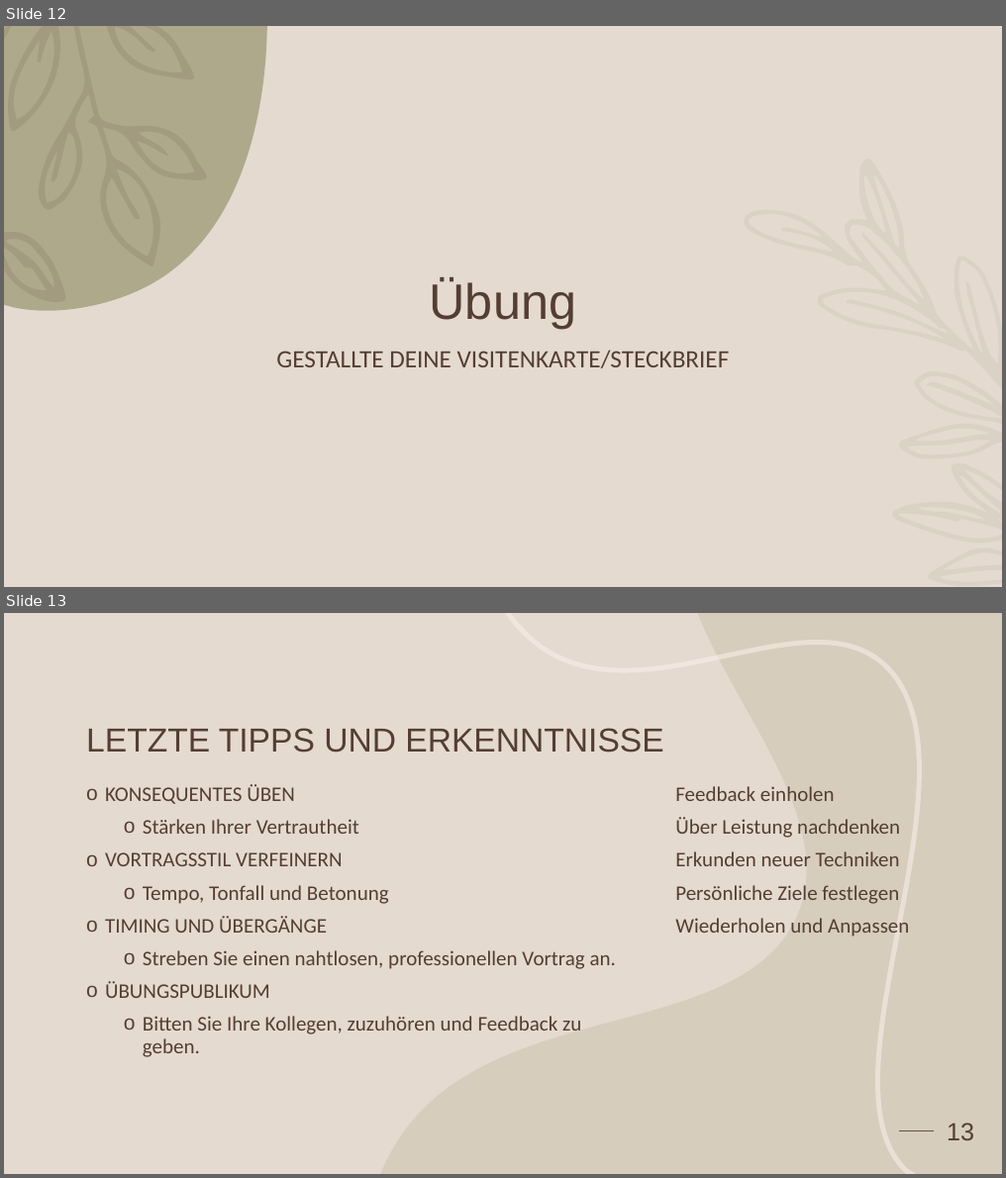
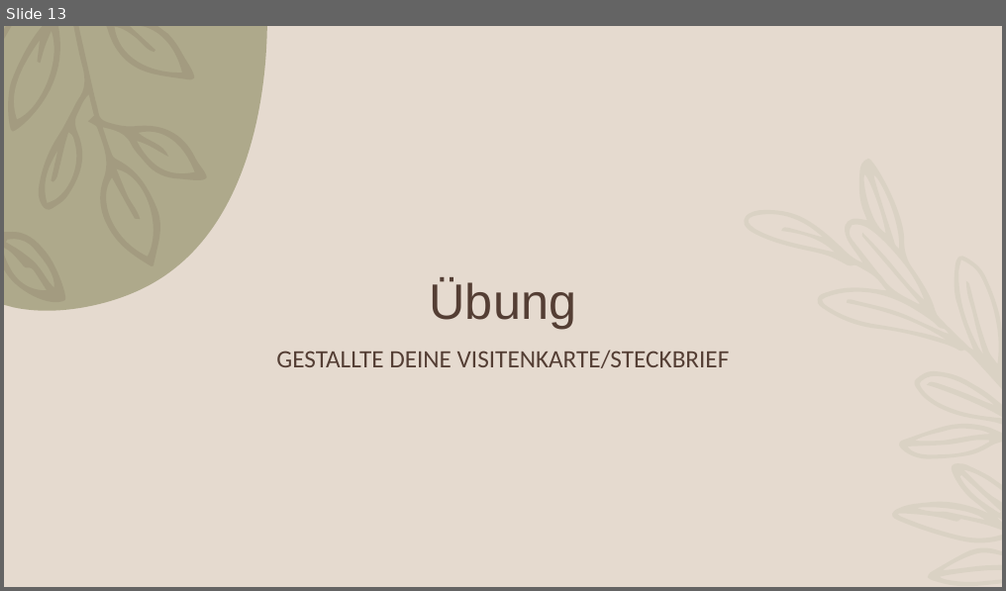
Before and after one commit to dschaefer94/Frontend-Development-Workshop, a slide deck: Intro HTML & CSS.pptx. Shown one above the other, each under a label of ours: slides 12 and 13 before the commit, slide 13 after it. The pictures are 1006x1178 and 1006x591 pixels, drawn with LibreOffice and Linux fonts; fonts in the diff are those of the drawing; background and template pictures are left out. Boxes give left, top, right and bottom in pixels: in the first picture for what was removed or moved away, otherwise in the second. Text is boxed around its words. In the diff, an @@ line names an element or a change of style, - is before the commit and + after.

```diff
--- a/Intro HTML & CSS.pptx
+++ b/Intro HTML & CSS.pptx
@@ slide 13 removed at (4, 613, 1002, 1174), background #E5DACF @@
@@ freeform shape removed at (380, 613, 1002, 1174) @@
@@ freeform shape removed at (506, 613, 920, 1174) @@
@@ title removed at (86, 728, 663, 753) @@
-LETZTE TIPPS UND ERKENNTNISSE
@@ text removed at (105, 784, 616, 1058) @@
-o KONSEQUENTES ÜBEN
-  o Stärken Ihrer Vertrautheit
-o VORTRAGSSTIL VERFEINERN
-  o Tempo, Tonfall und Betonung
-o TIMING UND ÜBERGÄNGE
-  o Streben Sie einen nahtlosen, professionellen Vortrag an.
-o ÜBUNGSPUBLIKUM
-  o Bitten Sie Ihre Kollegen, zuzuhören und Feedback zu geben.
@@ text removed at (675, 786, 909, 937) @@
-Feedback einholen
-Über Leistung nachdenken
-Erkunden neuer Techniken
-Persönliche Ziele festlegen
-Wiederholen und Anpassen
@@ line removed from (899, 1131) to (934, 1131) @@
@@ page number removed at (946, 1123, 974, 1141) @@
-13
@@ what was slide 12 is now slide 13 @@
```
Also in this commit, not shown: 1 slide changed, 2 slides added, 2 other files.
